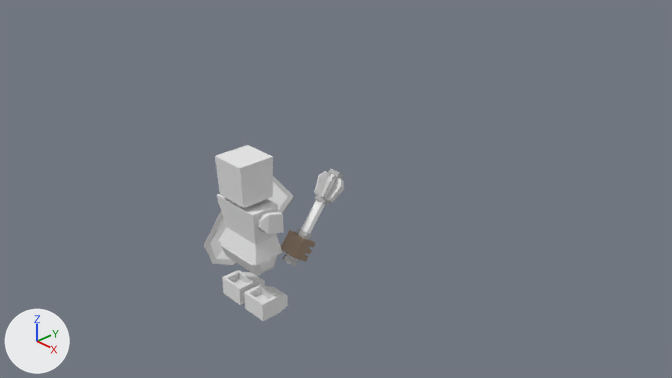
The Blender file core/weapons/assets/maceshield/maceshield.blend as it was, and as the next commit left it.
Rendered twice from the file's camera 'Camera'. Arrows for +X, +Y and +Z are at lower left; the lights stay in place.

In view in the first picture: 'mace', 'player_base_Mesh.000', 'shield'.
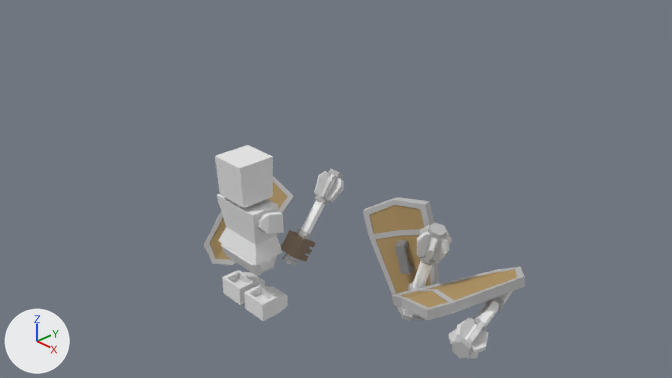
Changed parts and their boxes [x1, y1, x2, y2] in the pictures (672 x 378 px):
'itemVertical', added: after [363, 197, 452, 321]
    faces in mat_wood (brown #b29769): [370, 205, 431, 294]
    faces in mat_black50 (grey #bcbcbc): [363, 197, 447, 321]
    faces in mat_black25 (light grey #e1e1e1): [403, 225, 452, 316]
    faces in mat_black75 (grey #898989): [395, 240, 414, 274]
    faces in mat_blank (white #ffffff): [412, 237, 439, 289]
'itemHorizontal', added: after [392, 267, 525, 359]
    faces in mat_black50 (grey #bcbcbc): [392, 267, 525, 358]
    faces in mat_wood (brown #b29769): [401, 270, 517, 308]
    faces in mat_black25 (light grey #e1e1e1): [449, 292, 512, 359]
    faces in mat_blank (white #ffffff): [465, 300, 499, 344]
part 1 of me_cube_010, recoloured (grey to brown): [209, 182, 288, 260] in both

The change, as a list of edits to the scene's bpy script:
```text
Add mat_wood:
    mat_wood = diffuse_material('wood')
    mat_wood.base_color = (0.447, 0.31, 0.141)  # brown #b29769
Change me_cube_010:
    where me_cube_010.from_pydata(...)  # 160 vertices, 109 faces; spans x -0.48..0.48, y -0.29..0.26, z -0.96..0.8
    used by ob_shield; parent = ob_shieldnode; location = (-1.25, -0.0877, 0.0852)
    me_cube_010 part 1: all 16 faces that had it switch from mat_black25 (light grey #e1e1e1) to mat_wood (brown #b29769)
Add me_cube_002:
    me_cube_002.from_pydata(...)  # 266 vertices, 192 faces; spans x -0.75..0.72, y -0.31..0.27, z -0.83..0.91
    # faces by material slot: [12, 60, 90, 14, 16]
    me_cube_002.materials.append(mat_blank)  # white #ffffff
    me_cube_002.materials.append(mat_black25)  # light grey #e1e1e1
    me_cube_002.materials.append(mat_black50)  # grey #bcbcbc
    me_cube_002.materials.append(mat_black75)  # grey #898989
    me_cube_002.materials.append(mat_wood)  # brown #b29769
Add me_cube_003:
    me_cube_003.from_pydata(...)  # 266 vertices, 192 faces; spans x -0.75..0.72, y -0.91..0.83, z -0.31..0.27
    # faces by material slot: [12, 60, 90, 14, 16]
    me_cube_003.materials.append(mat_blank)  # white #ffffff
    me_cube_003.materials.append(mat_black25)  # light grey #e1e1e1
    me_cube_003.materials.append(mat_black50)  # grey #bcbcbc
    me_cube_003.materials.append(mat_black75)  # grey #898989
    me_cube_003.materials.append(mat_wood)  # brown #b29769
Add ob_itemvertical:
    ob_itemvertical = bpy.data.objects.new('itemVertical', me_cube_002)
    ob_itemvertical.location = (2.0, 0.0, 0.0)
Add ob_itemhorizontal:
    ob_itemhorizontal = bpy.data.objects.new('itemHorizontal', me_cube_003)
    ob_itemhorizontal.location = (3.0, 0.0, 0.0)
```
